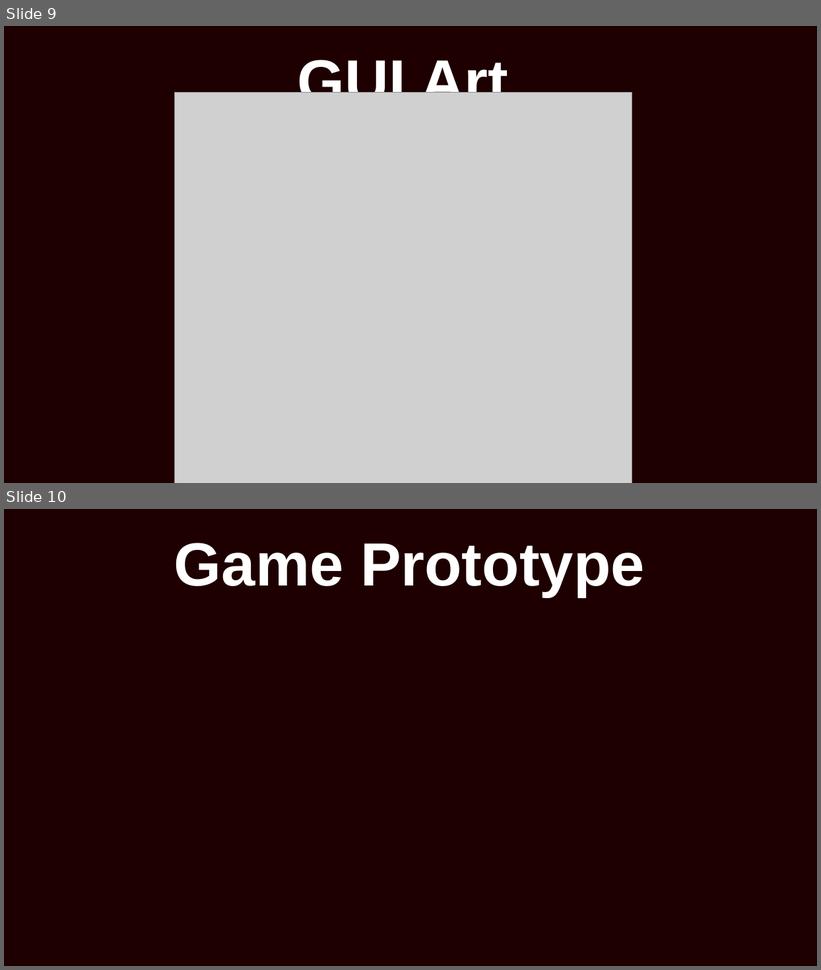
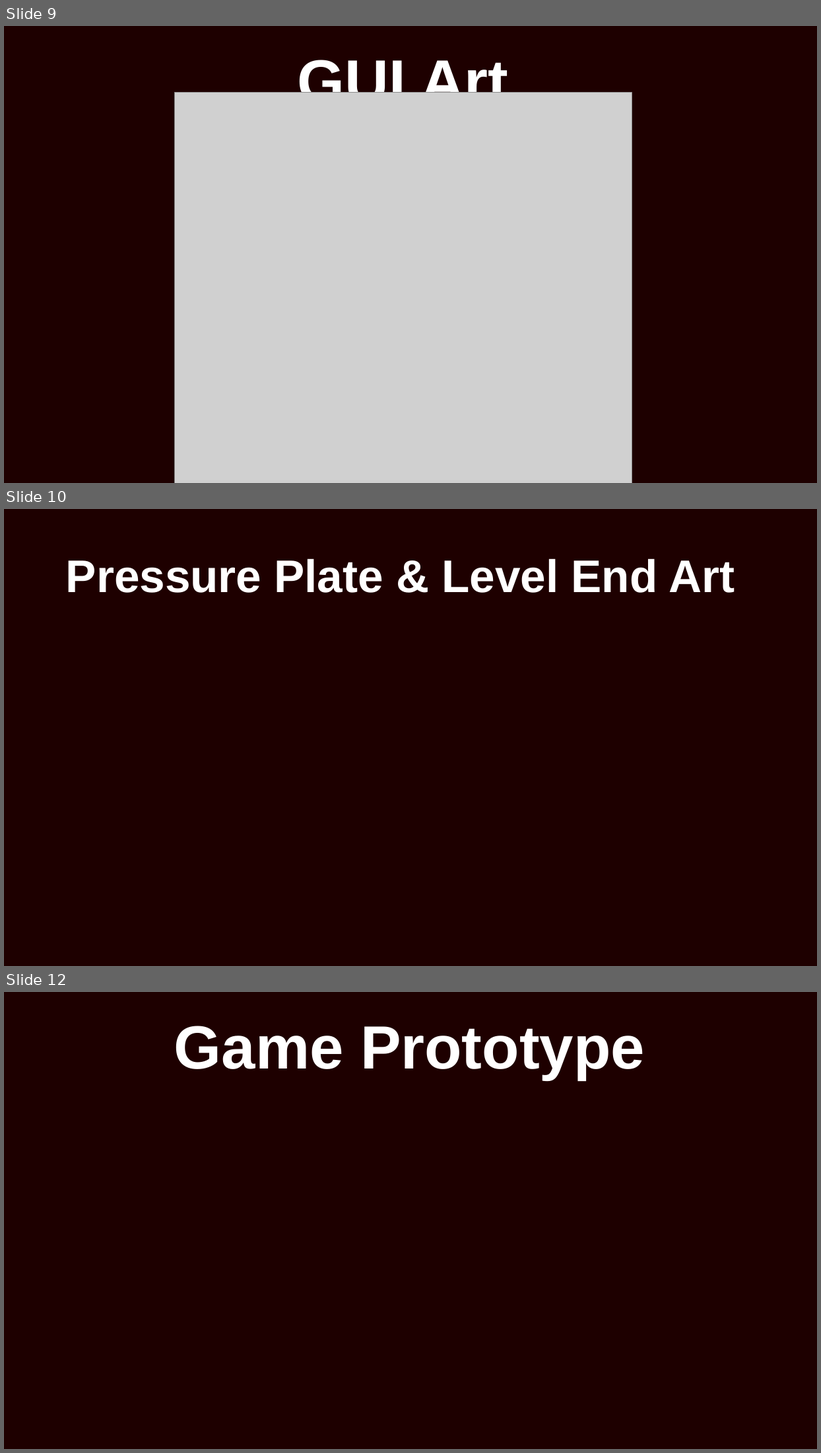
Before and after one commit to UoSGamesGroups/first-semester-l4-5-group-16, a slide deck: Presentations/Presentation 2.pptx. Shown one above the other, each under a label of ours: slides 9 and 10 before the commit, slides 9, 10 and 12 after it; the slides between them are not shown. The pictures are 821x970 and 821x1453 pixels, drawn with LibreOffice and Linux fonts; fonts in the diff are those of the drawing; grey boxes stand for pictures. Boxes give left, top, right and bottom in pixels: in the first picture for what was removed or moved away, otherwise in the second. Text is boxed around its words. In the diff, an @@ line names an element or a change of style, - is before the commit and + after.

Commit message:
Add files via upload
Updated with my pressure plate and level end artwork - Guy Zawada

```diff
--- a/Presentations/Presentation 2.pptx
+++ b/Presentations/Presentation 2.pptx
@@ slide 10 added at (4,509,817,966), background #1E0000 @@
@@ title added at (66,559,735,593), 54 pt, text #FFFFFF, bold @@
+Pressure Plate & Level End Art
@@ what was slide 10 is now slide 12 @@
```
Also in this commit, not shown: 1 other slide added.
